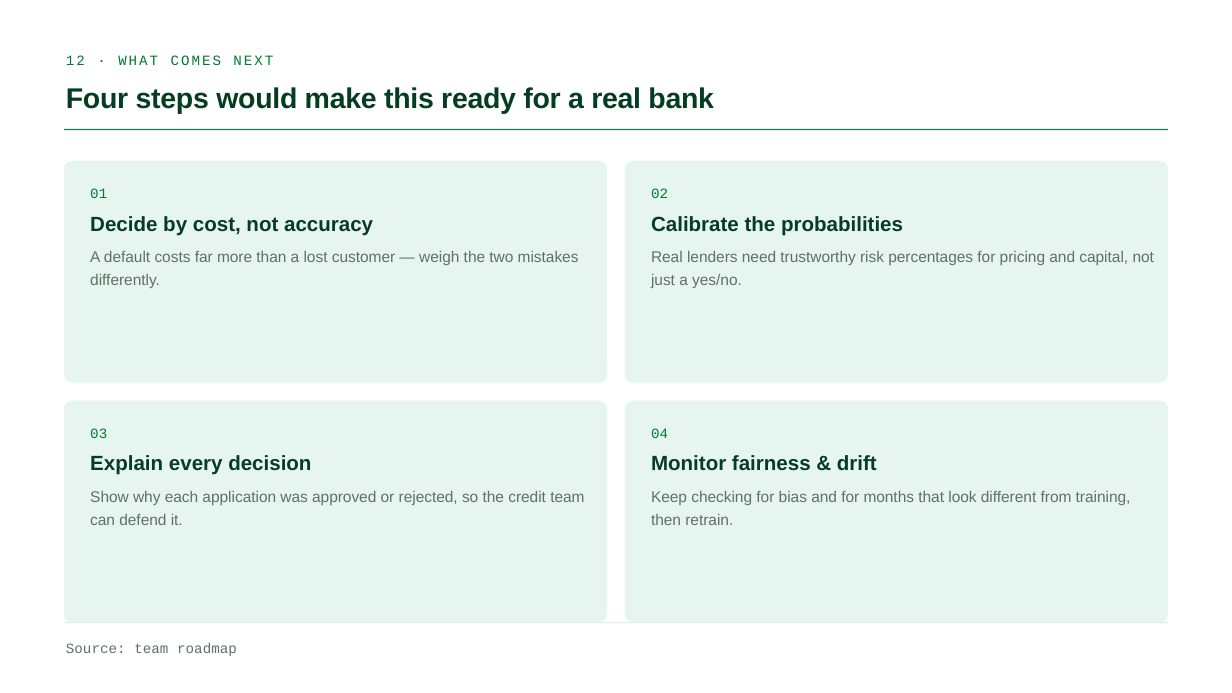
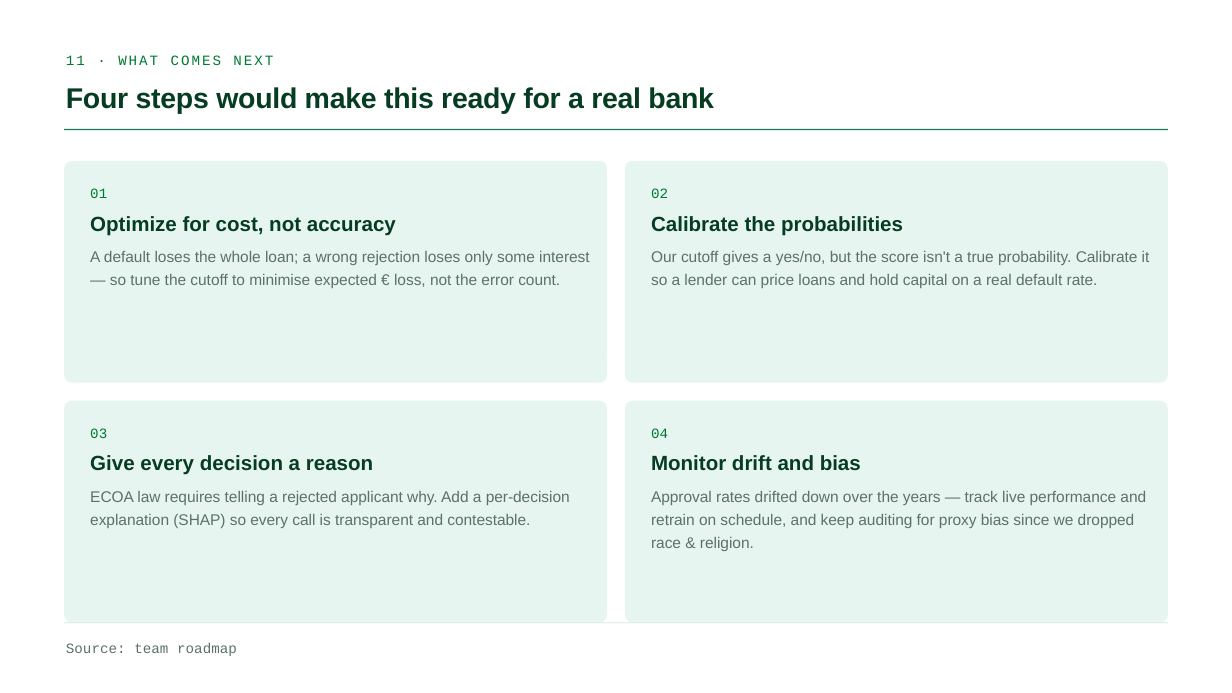
Before and after one commit to GianlucaBave/final-data-finance, a slide deck: slide 11 of presentation/Consulting_Finance_ML_Slides.pptx (slide 12 before the commit). Drawn at 1232x693 pixels with LibreOffice and Linux fonts; fonts in the diff are those of the drawing. Boxes give left, top, right and bottom in pixels: in the first picture for what was removed or moved away, otherwise in the second. Text is boxed around its words. In the diff, an @@ line names an element or a change of style, - is before the commit and + after.

```diff
--- a/presentation/Consulting_Finance_ML_Slides.pptx
+++ b/presentation/Consulting_Finance_ML_Slides.pptx
@@ text at (x1=66, y1=55, x2=273, y2=65): text changed @@
-12 · WHAT COMES NEXT
+11 · WHAT COMES NEXT
@@ text at (x1=90, y1=216, x2=396, y2=236): text changed @@
-Decide by cost, not accuracy
+Optimize for cost, not accuracy
@@ text at (x1=90, y1=251, x2=590, y2=288): text changed @@
-A default costs far more than a lost customer — weigh the two mistakes differently.
+A default loses the whole loan; a wrong rejection loses only some interest — so tune the cutoff to minimise expected € loss, not the error count.
@@ text at (x1=651, y1=251, x2=1150, y2=288): text changed @@
-Real lenders need trustworthy risk percentages for pricing and capital, not just a yes/no.
+Our cutoff gives a yes/no, but the score isn't a true probability. Calibrate it so a lender can price loans and hold capital on a real default rate.
@@ text at (x1=90, y1=455, x2=373, y2=475): text changed @@
-Explain every decision
+Give every decision a reason
@@ text at (x1=651, y1=455, x2=861, y2=471): text changed @@
-Monitor fairness & drift
+Monitor drift and bias
@@ text at (x1=90, y1=491, x2=570, y2=528): text changed @@
-Show why each application was approved or rejected, so the credit team can defend it.
+ECOA law requires telling a rejected applicant why. Add a per-decision explanation (SHAP) so every call is transparent and contestable.
@@ text at (x1=651, y1=491, x2=1146, y2=528): text changed @@
-Keep checking for bias and for months that look different from training, then retrain.
+Approval rates drifted down over the years — track live performance and retrain on schedule, and keep auditing for proxy bias since we dropped race & religion.
```
Also in this commit, not shown: 2 other slides changed, 1 slide removed.
